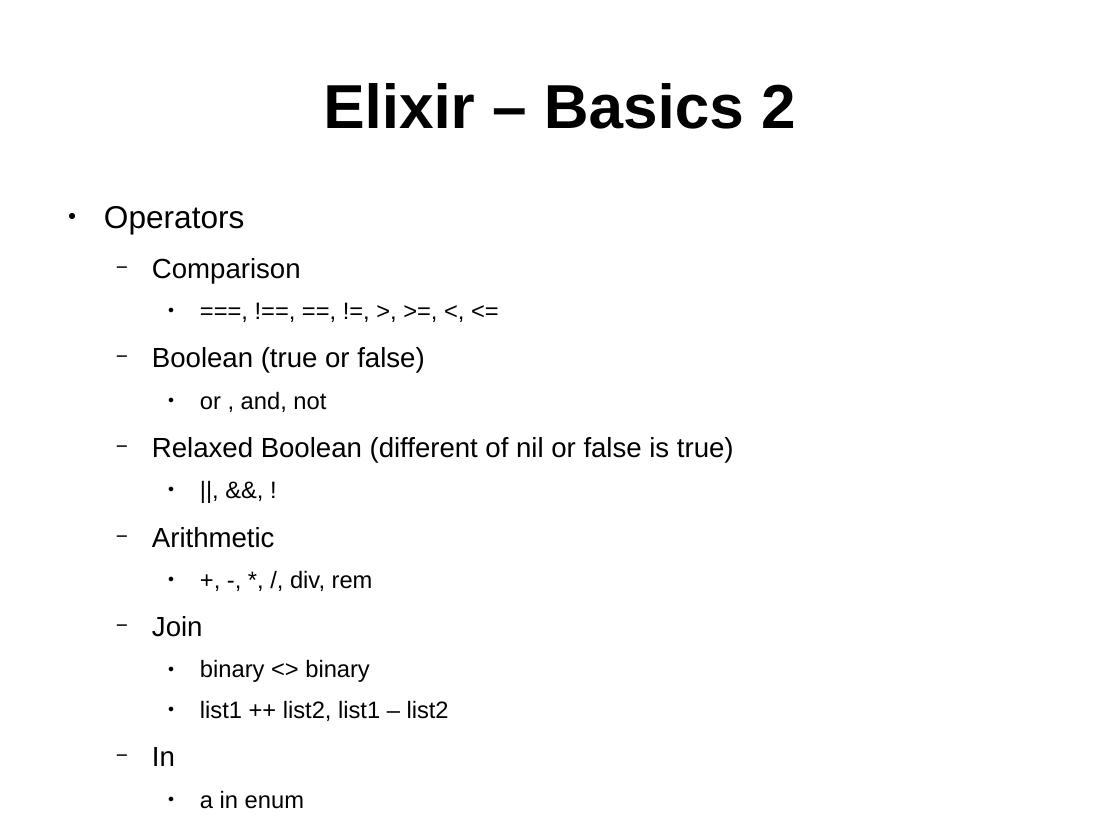
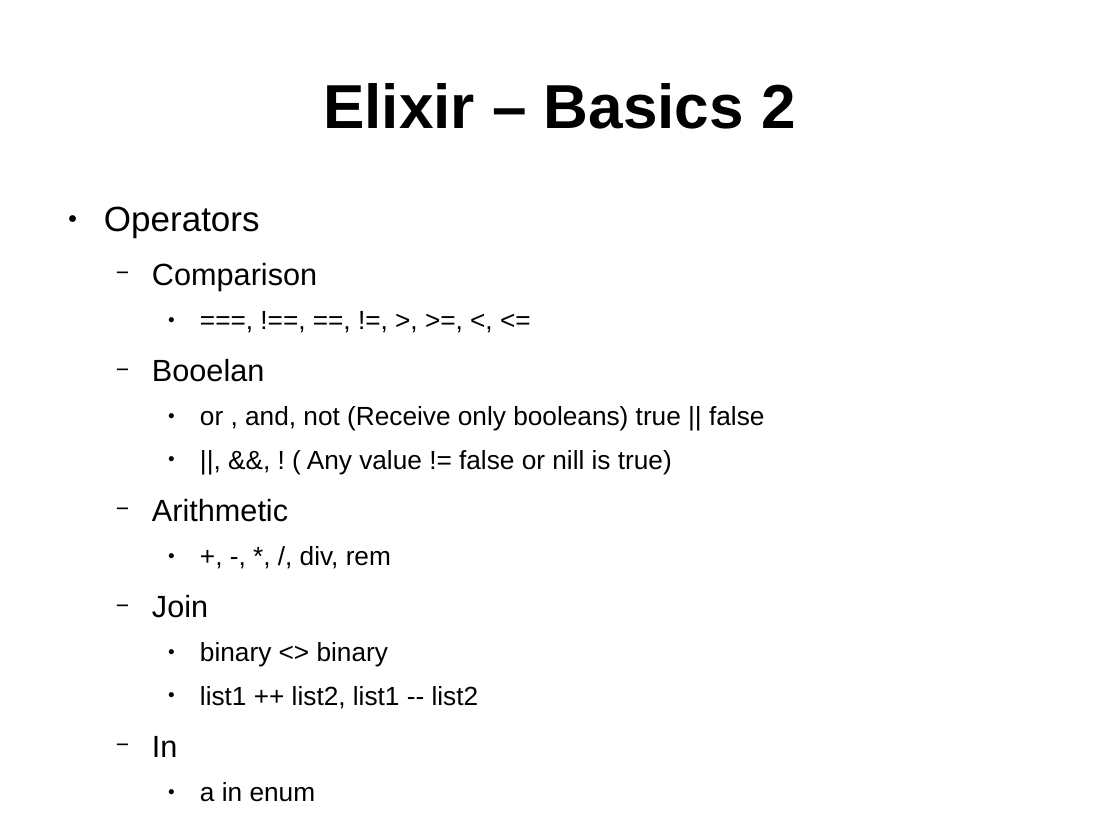
Before and after one commit to ramortegui/talks, a slide deck: slide 9 of elixir-basics.odp. Drawn at 1120x840 pixels with LibreOffice and Linux fonts; fonts in the diff are those of the drawing. Boxes give left, top, right and bottom in pixels: in the first picture for what was removed or moved away, otherwise in the second. Text is boxed around its words. In the diff, an @@ line names an element or a change of style, - is before the commit and + after.

Commit message:
Update elixir basics 2.

```diff
--- a/elixir-basics.odp
+++ b/elixir-basics.odp
@@ text at (x1=104, y1=206, x2=391, y2=802): size 22.4 to 24.8 pt in "Operators"; size 19.6 to 21.7 pt in "Comparison", "Arithmetic", "Join", "In"; size 16.8 to 18.6 pt in "===, !==, ==, !=, >, >=, <, ...", "+, -, *, /, div, rem", "binary <> binary", "a in enum" @@
@@ text at (x1=152, y1=358, x2=764, y2=475): text changed; size 19.6 to 18.6 pt @@
-  − Boolean (true or false)
-    ● or , and, not
-  − Relaxed Boolean (different of nil or false is true)
-    ● ||, &&, !
+  − Booelan
+    ● or , and, not (Receive only booleans) true || false
+    ● ||, &&, ! ( Any value != false or nill is true)
@@ text at (x1=200, y1=686, x2=479, y2=709): text changed; size 16.8 to 18.6 pt @@
-    ● list1 ++ list2, list1 – list2
+    ● list1 ++ list2, list1 -- list2
```
Also in this commit, not shown: 1 other slide changed.
